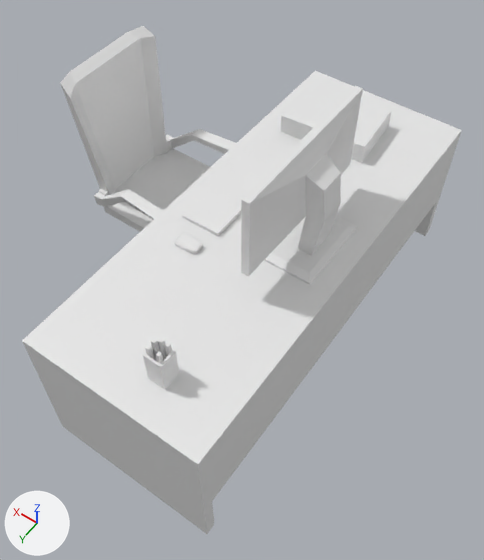
Before and after pictures for a commit that changed the glTF model Carteira(Escritório).glb.
Camera for both pictures: a camera (50 mm lens) standing at (-1.29, 2.07, 2.58) and looking at (0.03, 0.22, -0.32). The axes (+X, +Y, +Z) are drawn at lower left. The lights are the same throughout. The older version comes first. Where no turn or scale is listed for an object, it has been applied to the vertices. Vertices at exactly the same position are counted once.

The first picture shows 'Chair-convcol', 'Desk-convcol', 'Keyboard', 'Monitor', 'Mouse', 'Paper_Pile', 'Pencil_Cup'.
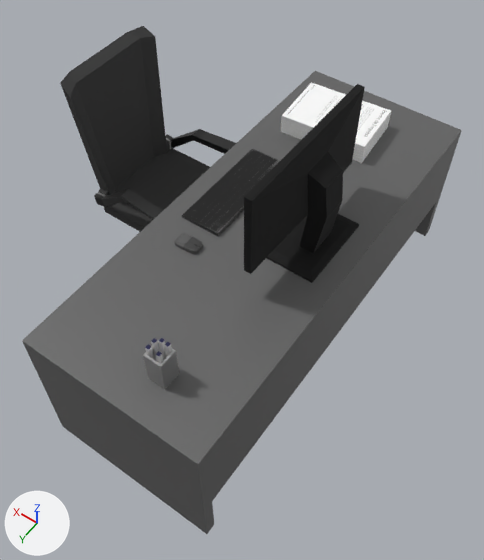
Pixel boxes (x1, y1, x2, y2) of what changed, in the pictures (484 x 560 px):
'Desk-convcol', recoloured (white to dark grey)
    both: (22, 71, 462, 534)
'Monitor', reshaped, moved
    before: (241, 86, 363, 285)
    after: (244, 84, 365, 283)
'Paper_Pile', recoloured
    both: (281, 82, 391, 163)
'Keyboard', recoloured (white to black)
    both: (182, 149, 280, 236)
part 1 of me_cube_210, recoloured (white to dark grey)
    both: (60, 26, 210, 232)
part 2 of me_cube_210, recoloured
    both: (94, 129, 236, 219)
part 4 of me_cube_206, reshaped
    before: (175, 233, 201, 253)
    after: (175, 233, 203, 254)
part 5 of me_cube_207, recoloured
    both: (143, 340, 179, 390)
part 6 of me_cube_207, recoloured
    both: (145, 338, 170, 356)

What changed in the scene script:
```text
Add mat_material_069:
    mat_material_069 = principled_material('Material.069')
    mat_material_069.base_color = (0.00368, 0.00384, 0.0574)  # dark blue #0c0c44
    mat_material_069.roughness = 0.298
Add mat_material_066:
    mat_material_066 = principled_material('Material.066')
    mat_material_066.base_color = (0.391, 0.391, 0.391)  # grey #a8a8a8
    mat_material_066.metallic = 0.752
    mat_material_066.roughness = 0.368
Add mat_material_064:
    mat_material_064 = principled_material('Material.064')
    mat_material_064.base_color = (0.00834, 0.00834, 0.00834)  # black #171717
    mat_material_064.metallic = 0.38
    mat_material_064.roughness = 0.833
Add mat_material_050:
    mat_material_050 = principled_material('Material.050')
    mat_material_050.base_color = (0.0147, 0.0147, 0.0147)  # black #202020
    mat_material_050.roughness = 0.376
Add mat_material_045:
    mat_material_045 = principled_material('Material.045')
    mat_material_045.base_color = (0.0402, 0.0402, 0.0402)  # dark grey #383838
    mat_material_045.roughness = 0.911
Change me_cube_210:
    where me_cube_210.from_pydata(...)  # 248 vertices, 492 faces; spans x -0.336..0.437, y -0.378..0.377, z -0.535..0.834
    me_cube_210 part 1: 250 faces spanning x -0.336..0.437, y -0.333..0.333, z -0.535..0.834 switch from no material to mat_material_045 (dark grey #383838)
    me_cube_210 part 2: 72 faces spanning x -0.219..0.335, y -0.378..0.377, z 0.034..0.254 switch from no material to mat_material_050 (black #202020)
    add me_cube_210.materials.append(mat_material_049)  # grey #797979
    add me_cube_210.materials.append(mat_material_052)  # black #1d1d1d
Change me_cube_203:
    where me_cube_203.from_pydata(...)  # 48 vertices, 92 faces; spans x -0.5..0.5, y -1.25..1.25, z -0.82..0.05
    add me_cube_203.materials.append(mat_material_030)  # dark grey #626262
Change me_cube_205:
    where me_cube_205.from_pydata(...)  # 8 vertices, 12 faces; spans x -0.117..0.117, y -0.318..0.318, z -0.014..0.014
    add me_cube_205.materials.append(mat_material_023)  # picture img_keyboardtexture
Change me_cube_204:
    where me_cube_204.from_pydata(...)  # 40 vertices, 76 faces; spans x -0.175..0.194, y -0.459..0.459, z -0.002..0.629
    me_cube_204 part 3: 74 faces spanning x -0.175..0.194, y -0.459..0.459, z -0.002..0.629 switch from no material to mat_material_064 (black #171717)
    add me_cube_204.materials.append(mat_material_080)  # picture img_desktopbackground
Change me_cube_206:
    remove me_cube_206.from_pydata(...)  # 32 vertices, 60 faces; spans x -0.068..0.068, y -0.0426..0.0426, z -0.0144..0.0143
    add me_cube_206.from_pydata(...)  # 112 vertices, 220 faces; spans x -0.068..0.068, y -0.0426..0.0426, z -0.0144..0.0177
    me_cube_206 part 4: 8 vertices removed from x 0.0, y -0.0426..0.0426, z -0.0144..0.0143; 88 vertices added at x -0.068..0.068, y -0.0426..0.0426, z -0.0144..0.0177
    add me_cube_206.materials.append(mat_material_022)  # dark grey #575757
    add me_cube_206.materials.append(mat_material_071)  # dark grey #373737
    add me_cube_206.materials.append(mat_material_077)  # black #232323
    add me_cube_206.materials.append(mat_material_078)  # black #202020
Change me_cube_208:
    where me_cube_208.from_pydata(...)  # 8 vertices, 12 faces; spans x -0.271..0.271, y -0.201..0.201, z -0.06..0.06
    add me_cube_208.materials.append(mat_material_079)  # picture img_paper_piletexture
Change me_cube_207:
    where me_cube_207.from_pydata(...)  # 57 vertices, 110 faces; spans x -0.048..0.048, y -0.048..0.048, z -0.097..0.154
    me_cube_207 part 5: 60 faces spanning x -0.048..0.048, y -0.048..0.048, z -0.097..0.097 switch from no material to mat_material_066 (grey #a8a8a8)
    me_cube_207 part 6: 10 faces spanning x -0.037..0.037, y -0.037..0.037, z 0.153..0.154 switch from no material to mat_material_069 (dark blue #0c0c44)
    add me_cube_207.materials.append(mat_material_067)  # white #e7e7e7
Change ob_monitor:
    ob_monitor.location: (-0.244, 0.057, 0.037) -> (-0.244, 0.039, 0.037)
```
